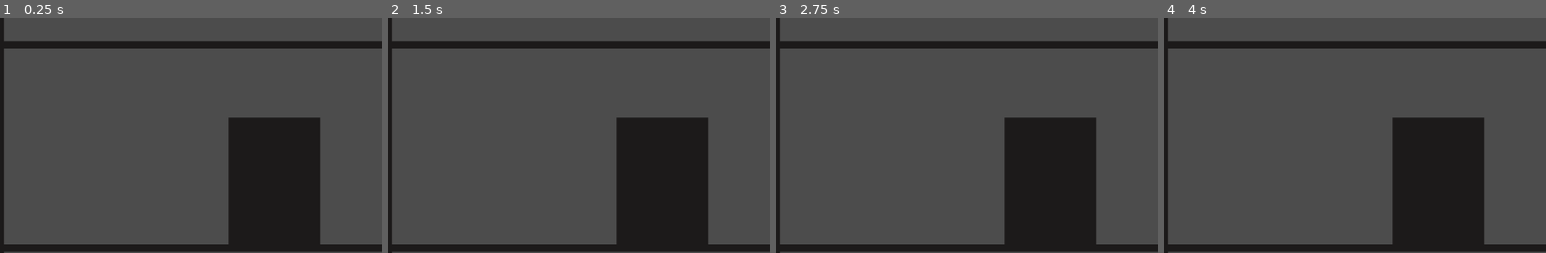
Above: before the commit, frames 1-4 (left to right).
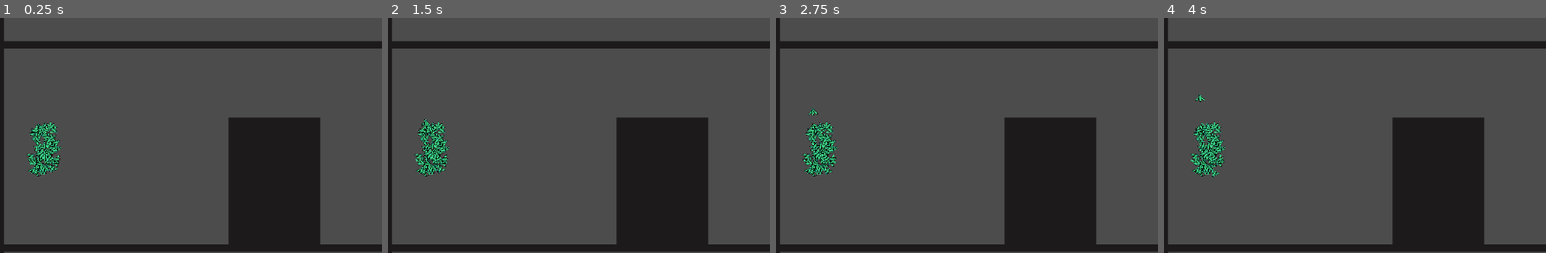
Above: after the commit, the same moments.

Repository: a0x77ry/plasmata
Game: Godot game, scene res://level1.tscn
The game is run twice, just before and just after one commit, with the same random seed, the same clock (stepped at 60 frames per second) and the same inputs.
Inputs:
- Up to frame 1 (0.25 s): no input
- Up to frame 2 (1.5 s): tap Enter (ui_accept) at 0.5, 0.77, 1.25 s
- Up to frame 3 (2.75 s): tap Enter (ui_accept) at 1.52, 2 s
- Up to frame 4 (4 s): tap Enter (ui_accept) at 2.75, 3.02, 3.5, 3.77 s
The pictures show only the part of the screen within x 0-50%, y 18-68%; the shares and areas given below are measured in that part.

The runs differ from the first frame. In frame 1, 1.3% of the frame differs, in the area x 7-16%, y 44-68%; in frame 2, 1.3%; in frame 3, 1.3%; in frame 4, 1.4%, in the area x 7-16%, y 32-68%.
Error before the commit: Invalid set index 'comp_distance' (on base: 'Reference (genome.gd)') with value of type 'float'. (res://scripts/population.gd:129)

Commit message:
Add the winning color on the best time message. Only the top half of the genomes are counted for the avg_fitness

Diff:
--- a/level1.tscn
+++ b/level1.tscn
@@ -41,7 +41,7 @@
 font_data = ExtResource( 1 )
 
 [sub_resource type="StyleBoxFlat" id=8]
-bg_color = Color( 0.215686, 0.0745098, 0.0745098, 1 )
+bg_color = Color( 0.788235, 0.105882, 0.105882, 1 )
 border_width_left = 1
 border_width_top = 1
 border_width_right = 1
@@ -108,7 +108,7 @@
 scale = Vector2( 11.8, 1 )
 
 [node name="SpawningArea" type="Area2D" parent="."]
-position = Vector2( 72, 266 )
+position = Vector2( 76, 270 )
 __meta__ = {
 "_edit_group_": true
 }
--- a/scripts/level1.gd
+++ b/scripts/level1.gd
@@ -9,7 +9,7 @@
 onready var curve = get_node("Path2D").curve
 onready var solved_message_box = get_node("SolvedMessage")
 onready var solved_best_time = get_node("SolvedMessage/HBox/BestTime/HBox/Time")
-onready var winning_color = get_node("SolvedMessage/HBox/BestTime/HBox/WinningColor").get_stylebox("panel").bg_color
+onready var winning_color_panel = get_node("SolvedMessage/HBox/BestTime/HBox/WinningColor").get_stylebox("panel")
 
 var population
 var number_of_agents
@@ -119,7 +119,7 @@
     if time < best_time:
       best_time = time
       solved_best_time.text = String("%.2f" % time)
-      winning_color = agent.modulate
+      winning_color_panel.bg_color = agent.genome.tint
 
 
 func _on_Timer_timeout():
--- a/scripts/population.gd
+++ b/scripts/population.gd
@@ -126,7 +126,7 @@
   var _genomes = []
   for agent in agents:
     agent.get_fitness()
-    agent.genome.comp_distance = INF
+    # agent.genome.comp_distance = INF
     _genomes.append(agent.genome)
   genomes = _genomes.duplicate()
 
@@ -214,20 +214,20 @@
         closest_species = {"species": sp, "cd": compatibility_distance}
         # break # we don't want a genome to belong to 2 different species
     if !is_different_species && !species.empty():
-      add_member_to_species(closest_species["species"], genome, closest_species["cd"])
+      add_member_to_species(closest_species["species"], genome)
     elif is_different_species || species.empty():
       add_new_species(genome)
 
 func add_new_species(genome):
   var sp = Species.new(self, genome, [genome])
   genome.tint = sp.tint
-  genome.comp_distance = 0.0
+  # genome.comp_distance = 0.0
   species.append(sp)
 
-func add_member_to_species(sp, genome, cd):
+func add_member_to_species(sp, genome):
   sp.members.append(genome)
   genome.tint = sp.tint
-  genome.comp_distance = cd
+  # genome.comp_distance = cd
 
 
 func generate_UIN():
--- a/scripts/species.gd
+++ b/scripts/species.gd
@@ -76,15 +76,21 @@
     total_adjusted_fitness = 0.0
     return
 
+  var top_members = []
+  members.sort_custom(GenomeSorter, "sort_ascenting")
+  var top_num = max(1, int(round(members.size() * 0.5)))
+  for i in range(1, top_num + 1):
+    top_members.append(members[-i])
+
   var total_fitness = 0.0
-  for member_genome in members:
+  for member_genome in top_members:
     total_fitness += member_genome.fitness
     total_adjusted_fitness += member_genome.adjusted_fitness
   if avg_fitness.size() < STALE_GENS_BEFORE_DEATH:
-    avg_fitness.append(total_fitness / float(members.size()))
+    avg_fitness.append(total_fitness / float(top_members.size()))
   else:
     avg_fitness.remove(0)
-    avg_fitness.push_back(total_fitness / float(members.size())) # same as append
+    avg_fitness.push_back(total_fitness / float(top_members.size())) # same as append
 
 func empty_stale_spieces():
   if avg_fitness.size() > STALE_GENS_BEFORE_DEATH:
